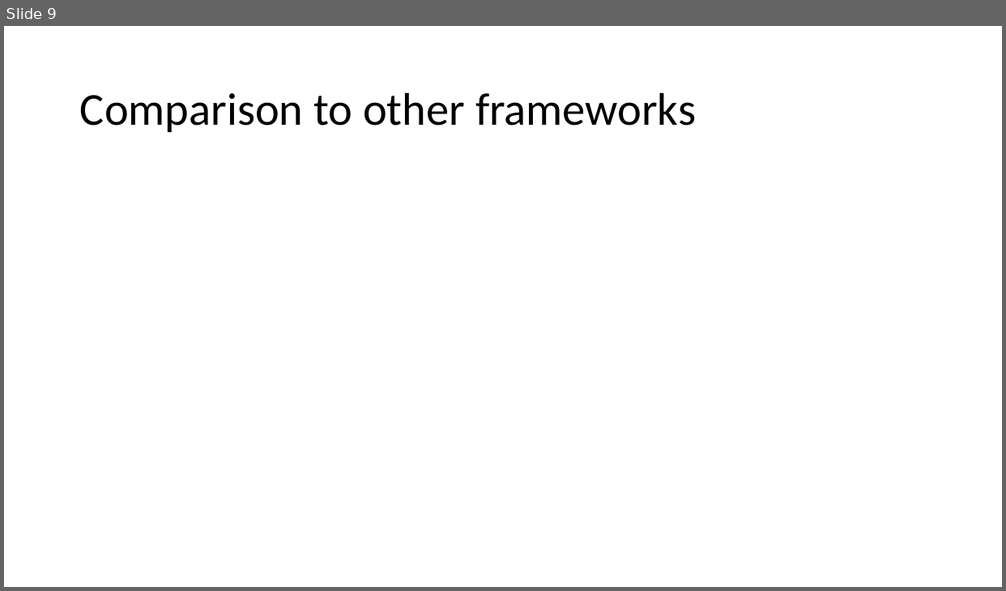
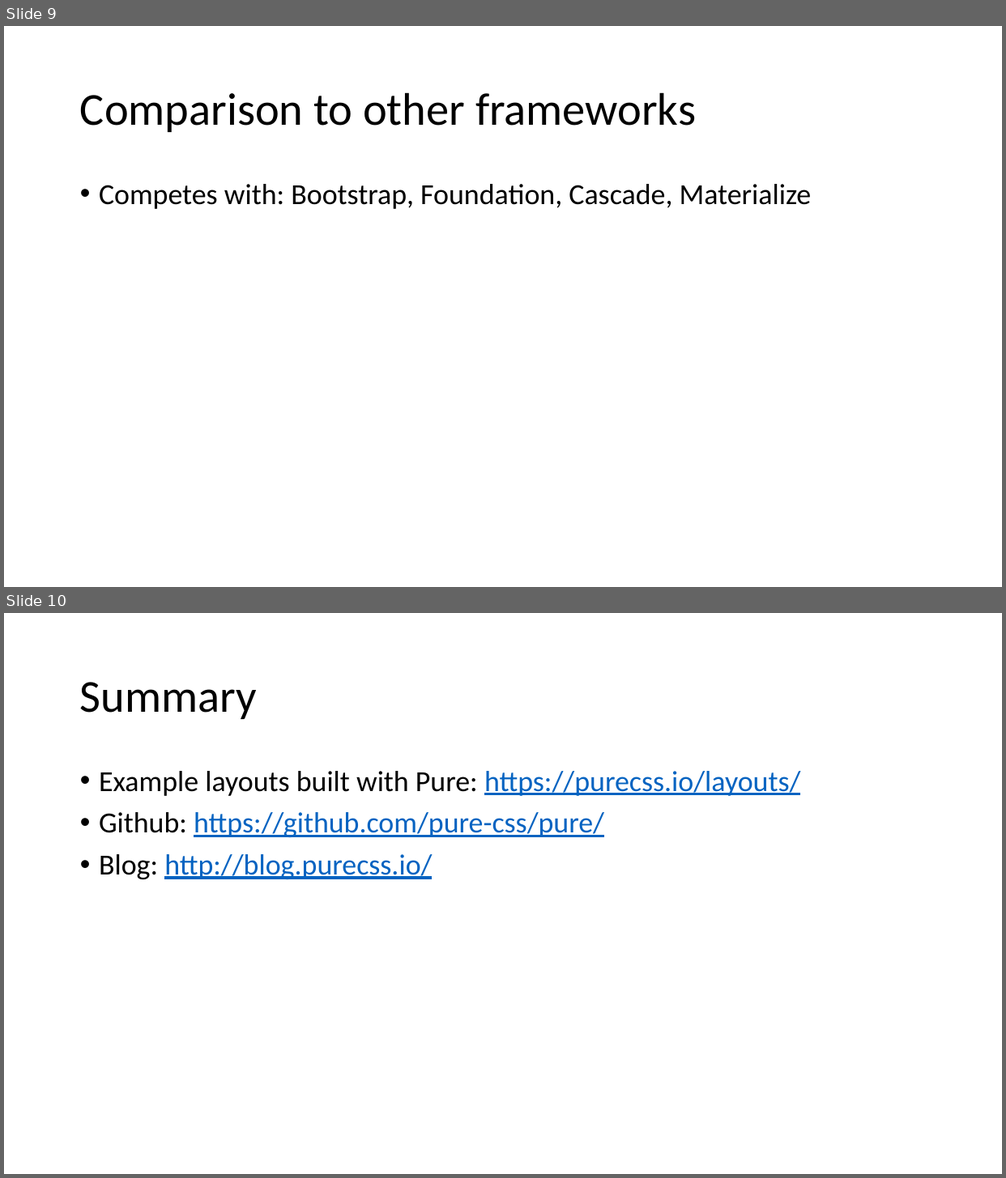
Before and after one commit to jeremyryan/swe_632_tech_talk, a slide deck: SWE_632_Tech_Talk.pptx. Shown one above the other, each under a label of ours: slide 9 before the commit, slides 9 and 10 after it. The pictures are 1006x591 and 1006x1178 pixels, drawn with LibreOffice and Linux fonts; fonts in the diff are those of the drawing. Boxes give left, top, right and bottom in pixels: in the first picture for what was removed or moved away, otherwise in the second. Text is boxed around its words. In the diff, an @@ line names an element or a change of style, - is before the commit and + after.

```diff
--- a/SWE_632_Tech_Talk.pptx
+++ b/SWE_632_Tech_Talk.pptx
@@ slide 10 added at box(4, 613, 1002, 1174), background #FFFFFF @@
@@ title added at box(80, 682, 257, 719), 44 pt, text #000000 @@
+Summary
@@ text added at box(99, 771, 800, 879), 28 pt, text #0563C1, underline @@
+• Example layouts built with Pure: https://purecss.io/layouts/
+• Github: https://github.com/pure-css/pure/
+• Blog: http://blog.purecss.io/
@@ slide 9 changed as well @@
@@ text added at box(99, 184, 812, 209), 28 pt, text #000000 @@
+• Competes with: Bootstrap, Foundation, Cascade, Materialize
```
Also in this commit, not shown: 3 other slides changed, 5 other slides added, 6 slides removed.
